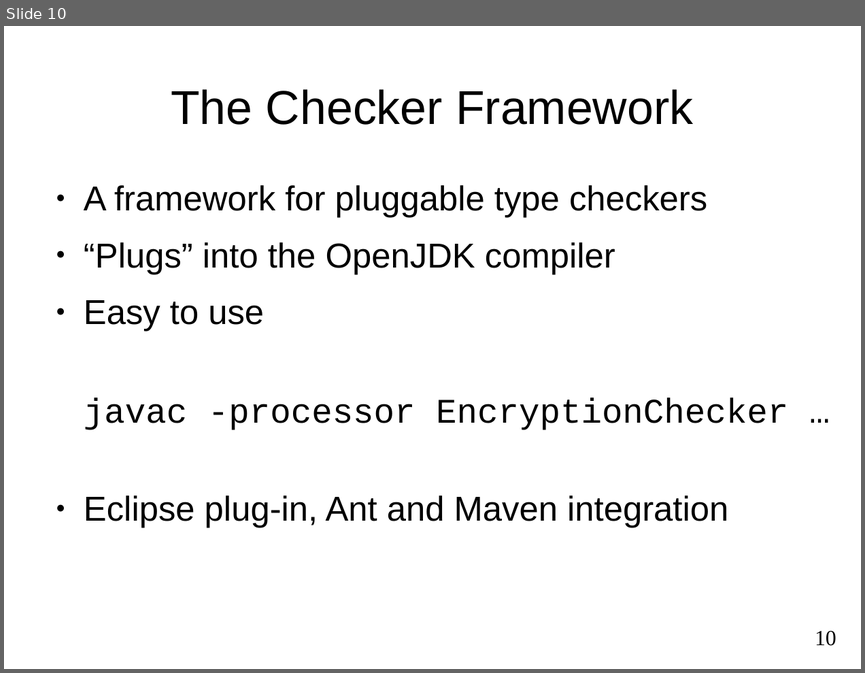
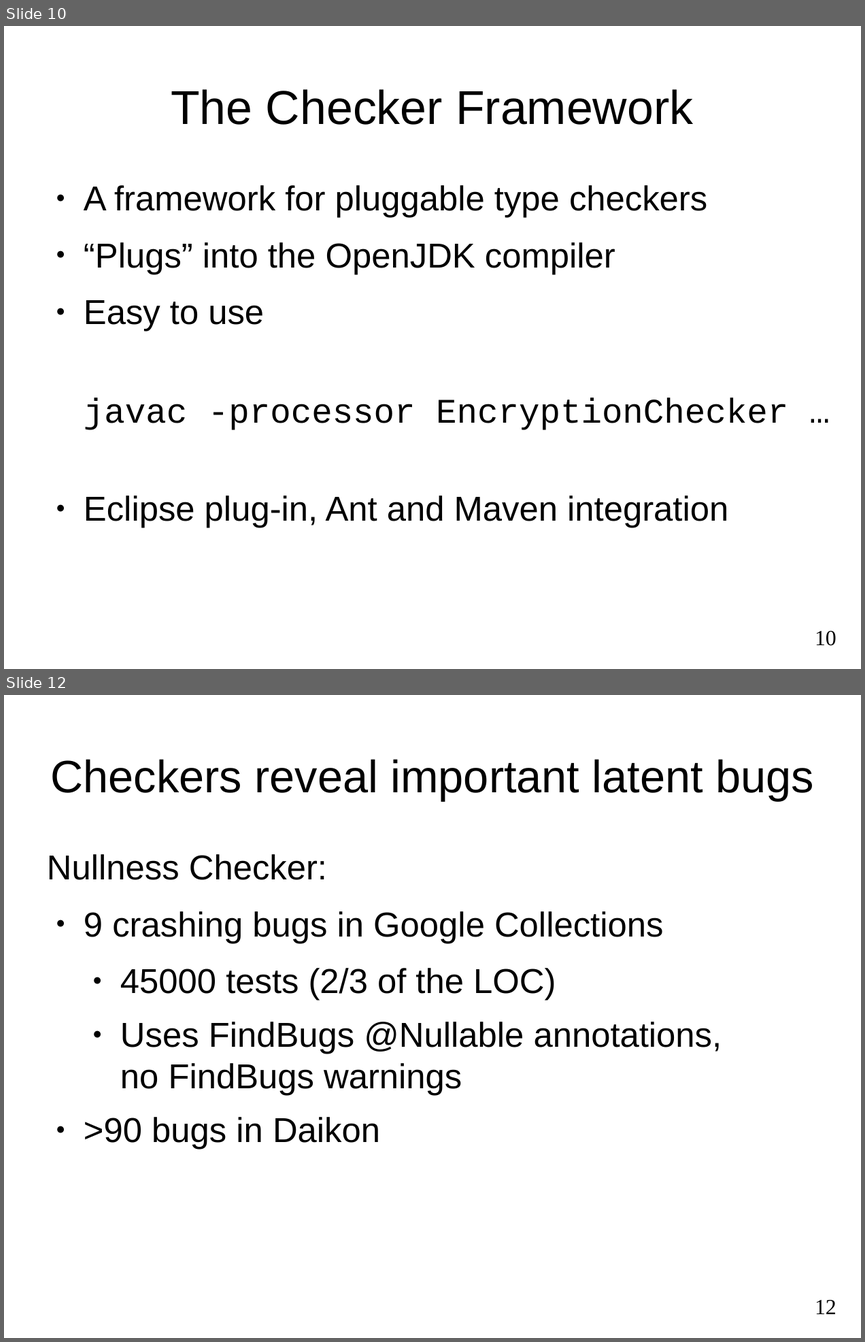
Before and after one commit to reprogrammer/checker-framework, a slide deck: demos/2011-OSBridge/intro.odp. Shown one above the other, each under a label of ours: slide 10 before the commit, slides 10 and 12 after it; the slides between them are not shown. The pictures are 865x673 and 865x1342 pixels, drawn with LibreOffice and Linux fonts; fonts in the diff are those of the drawing. Boxes give left, top, right and bottom in pixels: in the first picture for what was removed or moved away, otherwise in the second. Text is boxed around its words. In the diff, an @@ line names an element or a change of style, - is before the commit and + after.

```diff
--- a/demos/2011-OSBridge/intro.odp
+++ b/demos/2011-OSBridge/intro.odp
@@ slide 12 added at [4, 695, 861, 1338], background #FFFFFF @@
@@ title added at [51, 759, 814, 800], 42 pt, text #000000 @@
+Checkers reveal important latent bugs
@@ text added at [47, 854, 722, 1149], 32 pt, text #000000 @@
+Nullness Checker:
+● 9 crashing bugs in Google Collections
+  ● 45000 tests (2/3 of the LOC)
+  ● Uses FindBugs @Nullable annotations,
+    no FindBugs warnings
+● >90 bugs in Daikon
@@ page number added at [815, 1300, 836, 1314], 20 pt, text #000000 @@
+12
```
Also in this commit, not shown: 3 slides changed, 2 other slides added, 1 slide removed, 2 other files.
